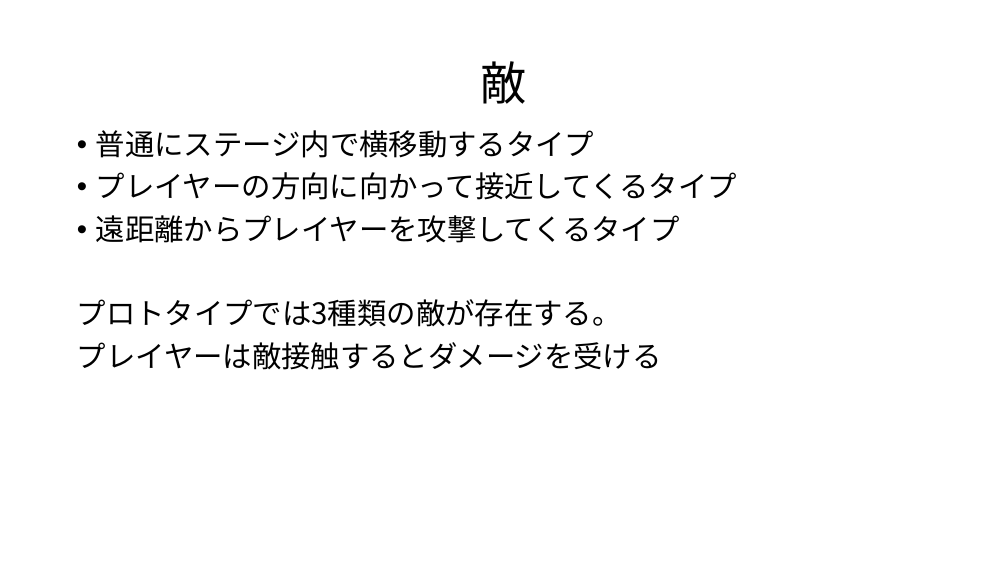
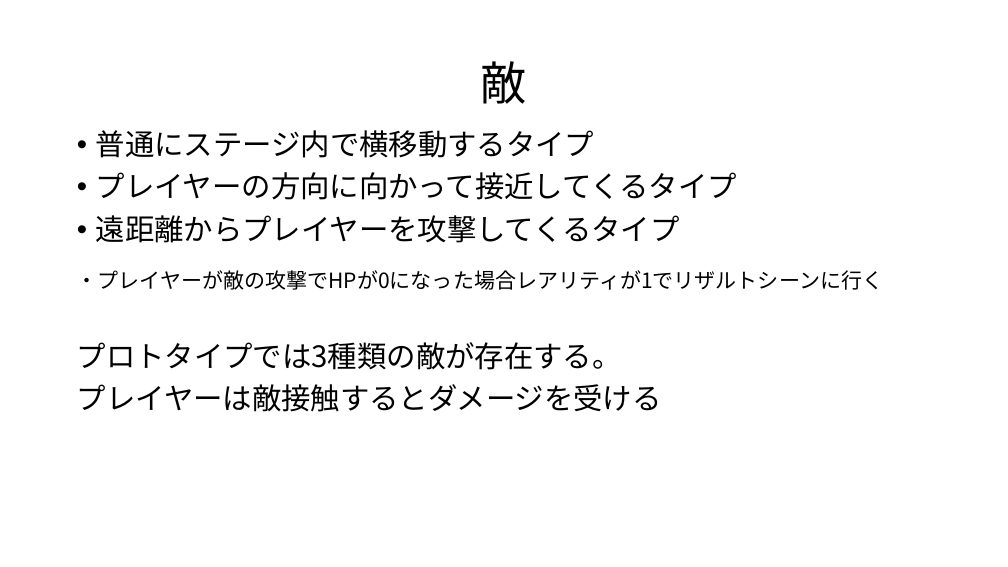
Before and after one commit to teramoti/YakinikuTabetai, a slide deck: slide 23 of 企画書もどき.pptx. Drawn at 1008x567 pixels with LibreOffice and Linux fonts; fonts in the diff are those of the drawing. Boxes give left, top, right and bottom in pixels: in the first picture for what was removed or moved away, otherwise in the second. Text is boxed around its words. In the diff, an @@ line names an element or a change of style, - is before the commit and + after.

```diff
--- a/企画書もどき.pptx
+++ b/企画書もどき.pptx
@@ text "普通にステージ内で横移動するタイプ" rewrapped from [77,130,737,370] to [77,130,737,412] @@
@@ text added at [77,270,883,290], 20 pt, text #000000 @@
+・プレイヤーが敵の攻撃でHPが0になった場合レアリティが1でリザルトシーンに行く
```
Also in this commit, not shown: 1 slide added.
